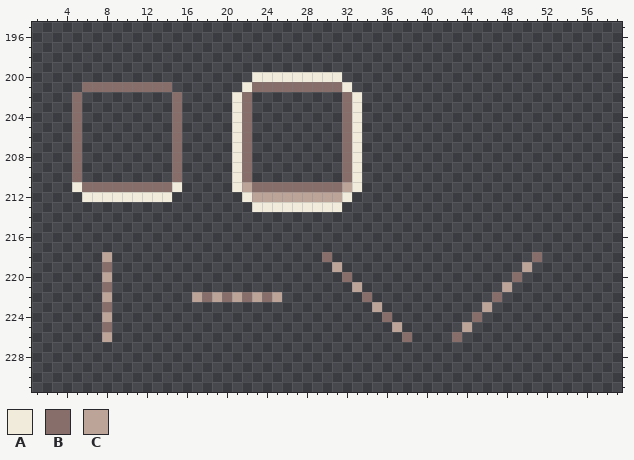
Two states of a pixel-art file, assets/ui/skin.aseprite. The picture above was drawn from the file before the commit.
320x232 pixels, 1 frame. Colours within 5 levels of each other are drawn and written as one. Shown: x 1..59, y 195..231.
Palette (. is transparent): A #f1ebdb  B #886e6a  C #bda499
Pixels before, first column x 5:
200 ..................AAAAAAAAA....................
201 .BBBBBBBBB.......ABBBBBBBBBA...................
202 B.........B.....AB.........BA..................
203 B.........B.....AB.........BA..................
204 B.........B.....AB.........BA..................
205 B.........B.....AB.........BA..................
206 B.........B.....AB.........BA..................
207 B.........B.....AB.........BA..................
208 B.........B.....AB.........BA..................
209 B.........B.....AB.........BA..................
210 B.........B.....AB.........BA..................
211 ABBBBBBBBBA.....ACBBBBBBBBBCA..................
212 .AAAAAAAAA.......ACCCCCCCCCA...................
213 ..................AAAAAAAAA....................
214 ...............................................
215 ...............................................
216 ...............................................
217 ...............................................
218 ...C.....................B....................B
219 ...B......................C..................C.
220 ...C.......................B................B..
221 ...B........................C..............C...
222 ...C........CBCBCBCBC........B............B....
223 ...B..........................C..........C.....
224 ...C...........................B........B......
225 ...B............................C......C.......
226 ...C.............................B....B........
The same view after the edit:
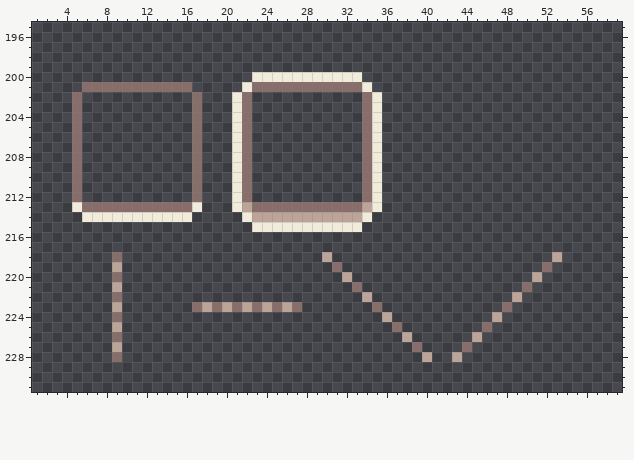
Edits made:
Layer "Skin (dibuja aquí)":
y 200: x 32..33 .. -> AA
y 201: x 15..16 .. -> BB; x 32..34 A.. -> BBA
y 202..210: x 15 B -> .; x 17 . -> B; x 32..35 BA.. -> ..BA
y 211: x 5..15 ABBBBBBBBBA -> B..........; x 17 . -> B; x 22..35 CBBBBBBBBBCA.. -> B...........BA
y 212: x 5..14 .AAAAAAAAA -> B.........; x 17 . -> B; x 21..32 .ACCCCCCCCCA -> AB..........; x 34..35 .. -> BA
y 213: x 5..17 ............. -> ABBBBBBBBBBBA; x 21..35 ..AAAAAAAAA.... -> ACBBBBBBBBBBBCA
y 214: x 6..16 ........... -> AAAAAAAAAAA; x 22..34 ............. -> ACCCCCCCCCCCA
y 215: x 23..33 ........... -> AAAAAAAAAAA
y 218: x 8..9 C. -> .B; x 30 B -> C; x 51 B -> .; x 53 . -> C
y 219: x 8..9 B. -> .C; x 31 C -> B; x 50 C -> .; x 52 . -> B
y 220: x 8..9 C. -> .B; x 32 B -> C; x 49 B -> .; x 51 . -> C
y 221: x 8..9 B. -> .C; x 33 C -> B; x 48 C -> .; x 50 . -> B
y 222: x 8..9 C. -> .B; x 17..25 CBCBCBCBC -> .........; x 34 B -> C; x 47 B -> .; x 49 . -> C
y 223: x 8..9 B. -> .C; x 17..27 ........... -> BCBCBCBCBCB; x 35 C -> B; x 46 C -> .; x 48 . -> B
y 224: x 8..9 C. -> .B; x 36 B -> C; x 45 B -> .; x 47 . -> C
y 225: x 8..9 B. -> .C; x 37 C -> B; x 44 C -> .; x 46 . -> B
y 226: x 8..9 C. -> .B; x 38 B -> C; x 43 B -> .; x 45 . -> C
y 227: x 9 . -> C; x 39 . -> B; x 44 . -> B
y 228: x 9 . -> B; x 40 . -> C; x 43 . -> C
Boxes around the changes in both pictures, in picture pixels (x1, y1, x2, y2):
changed: (72, 72, 562, 362)
